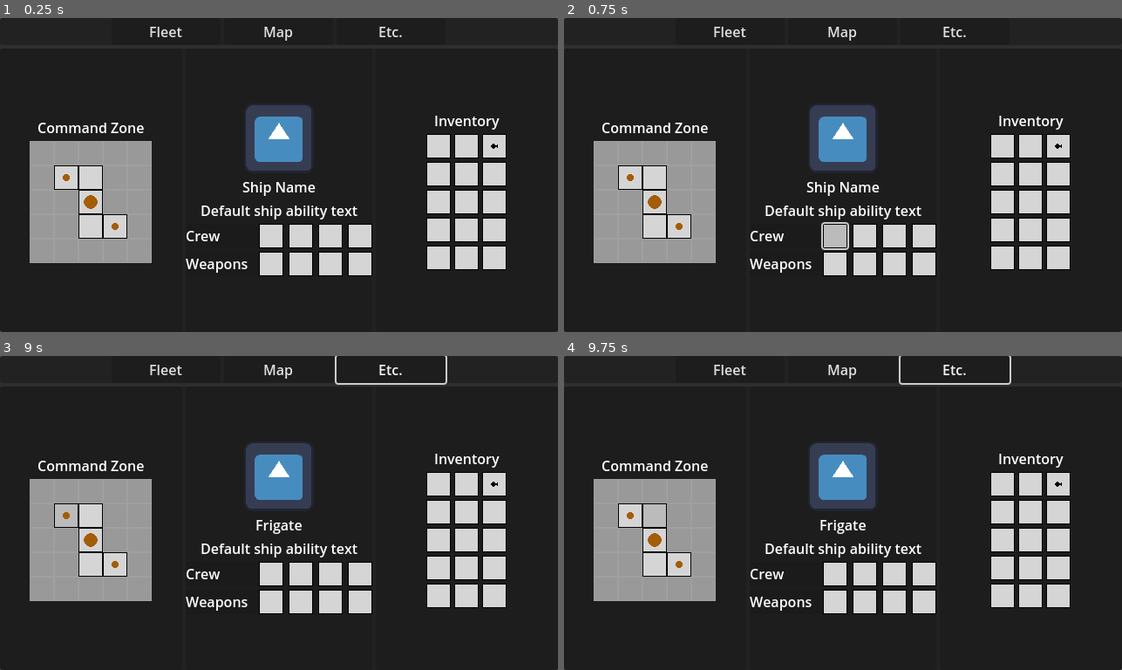
Above: before the commit, frames 1-4 (two rows, left to right).
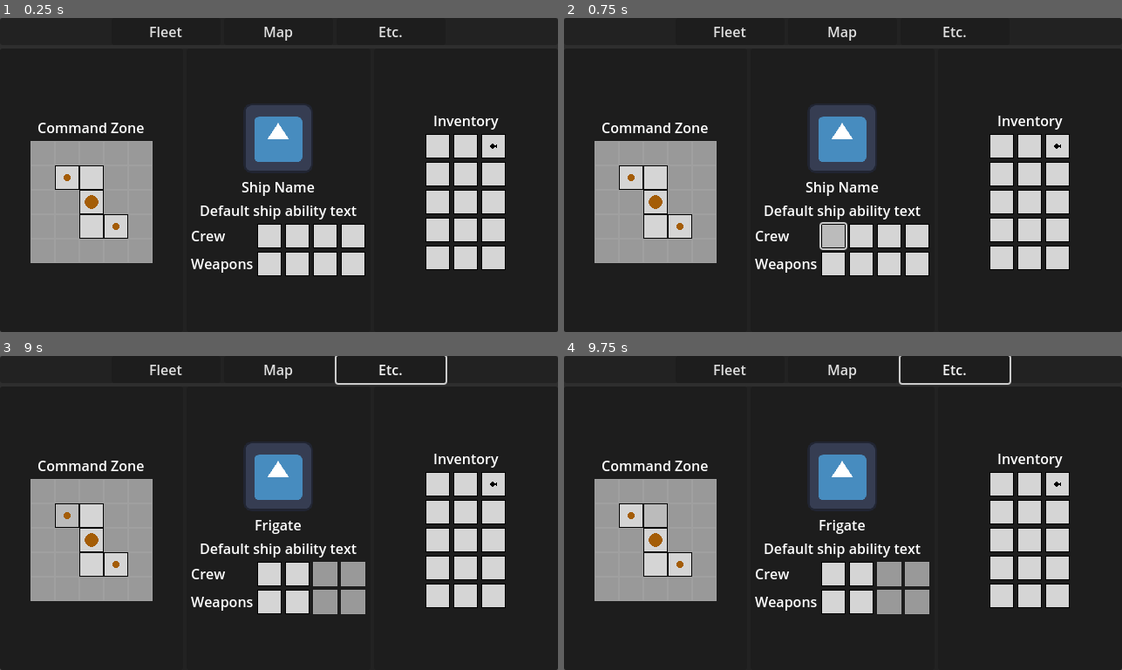
Above: after the commit, the same moments.

Repository: TDQ2/project-armada
Game: Godot game, scene res://scenes/ui/gameplay_ui.tscn
The game is run twice, just before and just after one commit, with the same random seed, the same clock (stepped at 60 frames per second) and the same inputs. This scene is started directly instead of the project's main scene. The engine's default icon, where the game draws it, is replaced by a stand-in: a white triangle on a blue panel in a dark square.
Inputs (mouse positions are in pixels of both pictures, inside the frame that each line leads up to; where the layout moved, square brackets give the same spot in the first picture):
- Up to frame 1 (0.25 s): no input
- Up to frame 2 (0.75 s): click (831, 234) [837, 234] at 0.5 s
- Up to frame 3 (9 s): click (295, 572) [301, 572] at 1.25 s; click (323, 572) [329, 572] at 2 s; click (351, 572) [362, 572] at 2.75 s; click (267, 600) [273, 600] at 3.5 s; click (295, 600) [301, 600] at 4.25 s; click (323, 600) [329, 600] at 5 s; click (351, 600) [362, 600] at 5.75 s; click "Fleet" at 6.5 s; click "Map" at 7.25 s; click "Etc." at 8 s; click (66, 516) at 8.75 s
- Up to frame 4 (9.75 s): click (653, 516) at 9.5 s

The runs differ from the first frame. In frame 1, 3.5% of the frame differs, in the area x 5-91%, y 28-83%; in frame 2, 3.6%; in frame 3, 4.4%; in frame 4, 4.4%.

Commit message:
Start of the refactor with a few previous changes...

Diff:
--- a/project.godot
+++ b/project.godot
@@ -20,6 +20,7 @@
 Data="*res://scripts/globals/Data.gd"
 Utils="*res://scripts/globals/Utils.gd"
 Run="*res://scripts/globals/Run.gd"
+EventHandler="*res://scripts/globals/EventHandler.gd"
 
 [display]
 
--- a/scenes/ui/fleet_management/ship_details_panel.tscn
+++ b/scenes/ui/fleet_management/ship_details_panel.tscn
@@ -37,75 +37,63 @@
 text = "Default ship ability text"
 horizontal_alignment = 1
 
-[node name="CrewOutlineSHOULDBEGRID" type="PanelContainer" parent="ShipDetailsContainer"]
+[node name="GridContainer" type="GridContainer" parent="ShipDetailsContainer"]
 layout_mode = 2
-size_flags_horizontal = 6
+size_flags_horizontal = 4
+columns = 2
 
-[node name="CrewButtons" type="HBoxContainer" parent="ShipDetailsContainer/CrewOutlineSHOULDBEGRID"]
-layout_mode = 2
-theme_override_constants/separation = 6
-
-[node name="CrewLabel" type="Label" parent="ShipDetailsContainer/CrewOutlineSHOULDBEGRID/CrewButtons"]
+[node name="CrewLabel" type="Label" parent="ShipDetailsContainer/GridContainer"]
 layout_mode = 2
 size_flags_horizontal = 3
 text = "Crew"
 
-[node name="Spacer" type="Control" parent="ShipDetailsContainer/CrewOutlineSHOULDBEGRID/CrewButtons"]
-custom_minimum_size = Vector2(32, 0)
+[node name="CrewButtons" type="HBoxContainer" parent="ShipDetailsContainer/GridContainer"]
 layout_mode = 2
 
-[node name="CrewButton" parent="ShipDetailsContainer/CrewOutlineSHOULDBEGRID/CrewButtons" instance=ExtResource("2_lnsoe")]
+[node name="CrewButton" parent="ShipDetailsContainer/GridContainer/CrewButtons" instance=ExtResource("2_lnsoe")]
 layout_mode = 2
 size_flags_horizontal = 6
 size_flags_vertical = 4
 
-[node name="CrewButton2" parent="ShipDetailsContainer/CrewOutlineSHOULDBEGRID/CrewButtons" instance=ExtResource("2_lnsoe")]
+[node name="CrewButton2" parent="ShipDetailsContainer/GridContainer/CrewButtons" instance=ExtResource("2_lnsoe")]
 layout_mode = 2
 size_flags_horizontal = 6
 size_flags_vertical = 4
 
-[node name="CrewButton3" parent="ShipDetailsContainer/CrewOutlineSHOULDBEGRID/CrewButtons" instance=ExtResource("2_lnsoe")]
+[node name="CrewButton3" parent="ShipDetailsContainer/GridContainer/CrewButtons" instance=ExtResource("2_lnsoe")]
 layout_mode = 2
 size_flags_horizontal = 6
 size_flags_vertical = 4
 
-[node name="CrewButton4" parent="ShipDetailsContainer/CrewOutlineSHOULDBEGRID/CrewButtons" instance=ExtResource("2_lnsoe")]
+[node name="CrewButton4" parent="ShipDetailsContainer/GridContainer/CrewButtons" instance=ExtResource("2_lnsoe")]
 layout_mode = 2
 size_flags_horizontal = 6
 size_flags_vertical = 4
 
-[node name="WeaponOutlineSHOULDBEGRID" type="PanelContainer" parent="ShipDetailsContainer"]
-layout_mode = 2
-size_flags_horizontal = 6
-
-[node name="WeaponButtons" type="HBoxContainer" parent="ShipDetailsContainer/WeaponOutlineSHOULDBEGRID"]
-layout_mode = 2
-theme_override_constants/separation = 6
-
-[node name="WeaponLabel" type="Label" parent="ShipDetailsContainer/WeaponOutlineSHOULDBEGRID/WeaponButtons"]
+[node name="WeaponLabel" type="Label" parent="ShipDetailsContainer/GridContainer"]
 layout_mode = 2
 size_flags_horizontal = 3
 text = "Weapons"
 
-[node name="Spacer" type="Control" parent="ShipDetailsContainer/WeaponOutlineSHOULDBEGRID/WeaponButtons"]
+[node name="WeaponButtons" type="HBoxContainer" parent="ShipDetailsContainer/GridContainer"]
 layout_mode = 2
 
-[node name="WeaponButton" parent="ShipDetailsContainer/WeaponOutlineSHOULDBEGRID/WeaponButtons" instance=ExtResource("3_hm4yo")]
+[node name="WeaponButton" parent="ShipDetailsContainer/GridContainer/WeaponButtons" instance=ExtResource("3_hm4yo")]
 layout_mode = 2
 size_flags_horizontal = 5
 size_flags_vertical = 4
 
-[node name="WeaponButton2" parent="ShipDetailsContainer/WeaponOutlineSHOULDBEGRID/WeaponButtons" instance=ExtResource("3_hm4yo")]
+[node name="WeaponButton2" parent="ShipDetailsContainer/GridContainer/WeaponButtons" instance=ExtResource("3_hm4yo")]
 layout_mode = 2
 size_flags_horizontal = 5
 size_flags_vertical = 4
 
-[node name="WeaponButton3" parent="ShipDetailsContainer/WeaponOutlineSHOULDBEGRID/WeaponButtons" instance=ExtResource("3_hm4yo")]
+[node name="WeaponButton3" parent="ShipDetailsContainer/GridContainer/WeaponButtons" instance=ExtResource("3_hm4yo")]
 layout_mode = 2
 size_flags_horizontal = 5
 size_flags_vertical = 4
 
-[node name="WeaponButton4" parent="ShipDetailsContainer/WeaponOutlineSHOULDBEGRID/WeaponButtons" instance=ExtResource("3_hm4yo")]
+[node name="WeaponButton4" parent="ShipDetailsContainer/GridContainer/WeaponButtons" instance=ExtResource("3_hm4yo")]
 layout_mode = 2
 size_flags_horizontal = 5
 size_flags_vertical = 4
--- a/scripts/globals/Data.gd
+++ b/scripts/globals/Data.gd
@@ -10,12 +10,27 @@
 func create_ship(ship_type: ShipType) -> ShipData:
 	match ship_type:
 		ShipType.FLAGSHIP1:
-			return ShipData.new(ship_type, "Flagship", true, [], [], preload("res://textures/player_ships/flagship_ph.png"))
+			return ShipData.new(
+				ship_type,
+				"Flagship",
+				true, [],
+				3,
+				[create_weapon(WeaponType.CANNON)],
+				3,
+				preload("res://textures/player_ships/flagship_ph.png"))
 		ShipType.FRIGATE:
-			return ShipData.new(ship_type, "Frigate", false, [], [], preload("res://textures/player_ships/gunship_ph.png"))
+			return ShipData.new(
+				ship_type,
+				"Frigate",
+				false,
+				[],
+				2,
+				[],
+				2,
+				preload("res://textures/player_ships/gunship_ph.png"))
 
 	assert(false, "Attempted to create a ShipType which was not defined in the ship factory")
-	return ShipData.new(ShipType.UNDEFINED, "Undefined", false, [], [], null)
+	return ShipData.new(ShipType.UNDEFINED, "Undefined", false, [], 0, [], 0, null)
 
 func create_weapon(weapon_type: WeaponType) -> WeaponData:
 	match weapon_type:
--- /dev/null
+++ b/scripts/globals/EventHandler.gd
@@ -0,0 +1,15 @@
+extends Node
+
+# This class handle user inputs like an API
+# Updates Run state
+# Tells the Notifier to emit presentation related signals
+
+signal select_cell(row: int, col: int)
+
+func _ready() -> void:
+	pass
+
+#func _handle_select_cell(row: int, col: int) -> void:
+	#var command_zone_cell := Run.command_zone.get_cell(row, col)
+	#if command_zone_cell.ship:
+		#cell_selected.emit(command_zone_cell.ship)
--- /dev/null
+++ b/scripts/globals/Notifier.gd
@@ -0,0 +1,3 @@
+extends Node
+
+# This class notifies when events have occurred that should update the presentation layer
--- a/scripts/resources/ship_data.gd
+++ b/scripts/resources/ship_data.gd
@@ -8,10 +8,21 @@
 var weapon_slots: Array[WeaponData]
 var ui_icon: Texture2D
 
-func _init(ship_type_: Data.ShipType, name_: String, is_flagship_: bool, crew_slots_: Array[CrewData], weapon_slots_: Array[WeaponData], ui_icon_: Texture2D) -> void:
+func _init(
+	ship_type_: Data.ShipType,
+	name_: String,
+	is_flagship_: bool,
+	crew_slots_: Array[CrewData],
+	crew_count: int,
+	weapon_slots_: Array[WeaponData],
+	weapon_count: int,
+	ui_icon_: Texture2D
+	) -> void:
 	ship_type = ship_type_
 	name = name_
 	is_flagship = is_flagship_
 	crew_slots = crew_slots_
+	crew_slots.resize(crew_count)
 	weapon_slots = weapon_slots_
+	weapon_slots.resize(weapon_count)
 	ui_icon = ui_icon_
--- a/scripts/ui/ship_details_panel.gd
+++ b/scripts/ui/ship_details_panel.gd
@@ -1,10 +1,22 @@
 extends PanelContainer
 
 @onready var command_zone = Run.command_zone
+var crew_buttons:Array[Button]
+var weapon_buttons:Array[Button]
 
 func _ready() -> void:
+	crew_buttons.assign($ShipDetailsContainer/GridContainer/CrewButtons.get_children())
+	weapon_buttons.assign($ShipDetailsContainer/GridContainer/WeaponButtons.get_children())
+
+	#signals
 	Run.command_zone.cell_selected.connect(_update_ship_details)
 
+
 func _update_ship_details(ship_data: ShipData) -> void:
-	print("Update ship details" + str(ship_data))
 	$ShipDetailsContainer/ShipName.text = ship_data.name
+	for i in range(crew_buttons.size()):
+		crew_buttons[i].disabled = i >= ship_data.crew_slots.size()
+	for i in range(weapon_buttons.size()):
+		weapon_buttons[i].disabled = i >= ship_data.weapon_slots.size()
+		if !weapon_buttons[i].disabled and ship_data.weapon_slots[i]:
+			weapon_buttons[i].icon = ship_data.weapon_slots[i].ui_icon
Not shown, added: scripts/globals/EventHandler.gd.uid
Not shown, added: scripts/globals/Notifier.gd.uid
